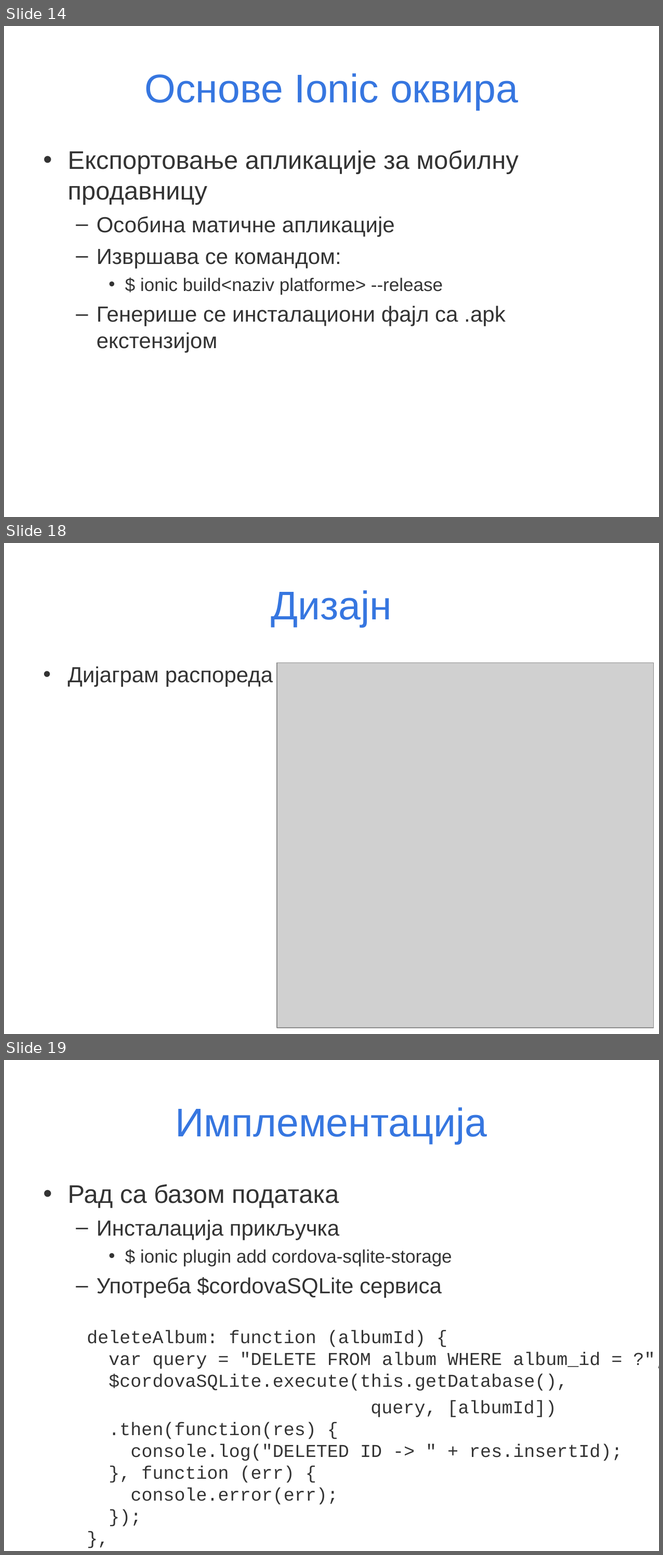
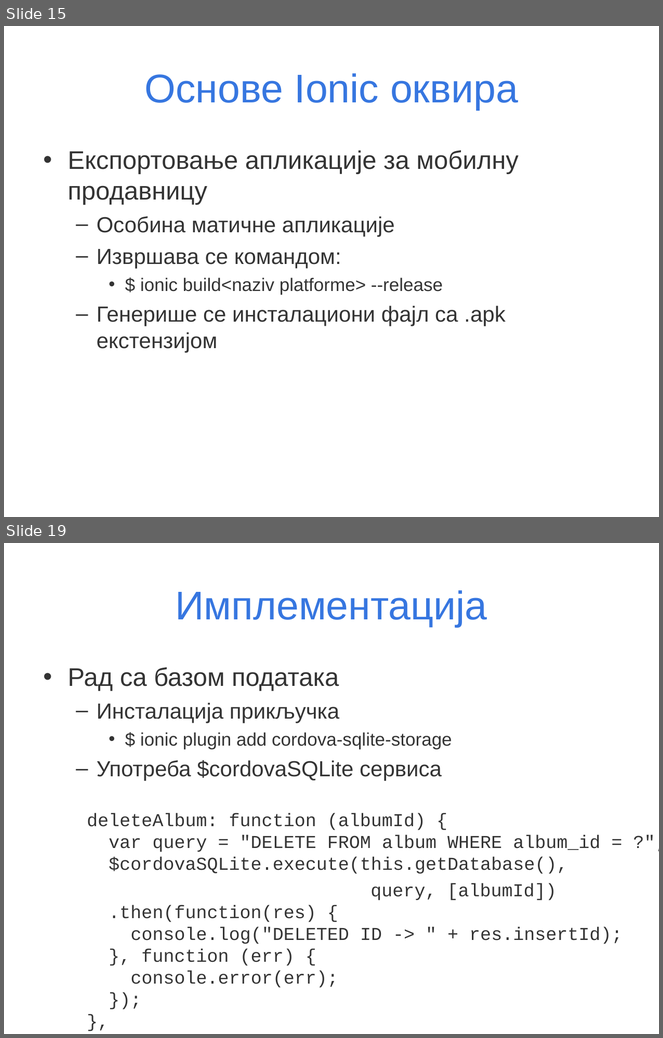
Before and after one commit to daleksic/master, a slide deck: prezentacija/Master rad-Dusko Aleksic.ppt. Shown one above the other, each under a label of ours: slides 14, 18 and 19 before the commit, slides 15 and 19 after it; the slides between them are not shown. The pictures are 663x1555 and 663x1038 pixels, drawn with LibreOffice and Linux fonts; fonts in the diff are those of the drawing; grey boxes stand for pictures. Boxes give left, top, right and bottom in pixels: in the first picture for what was removed or moved away, otherwise in the second. Text is boxed around its words. In the diff, an @@ line names an element or a change of style, - is before the commit and + after.

```diff
--- a/prezentacija/Master rad-Dusko Aleksic.ppt
+++ b/prezentacija/Master rad-Dusko Aleksic.ppt
@@ slide 18 removed at (x1=4, y1=543, x2=659, y2=1034), background #FFFFFF @@
@@ title removed at (x1=271, y1=590, x2=392, y2=627) @@
-Дизајн
@@ text removed at (x1=68, y1=666, x2=273, y2=687) @@
-• Дијаграм распореда
@@ picture removed at (x1=277, y1=663, x2=654, y2=1028) @@
@@ what was slide 14 is now slide 15 @@
```
Also in this commit, not shown: 3 slides changed, 3 slides added, 2 other slides removed.
